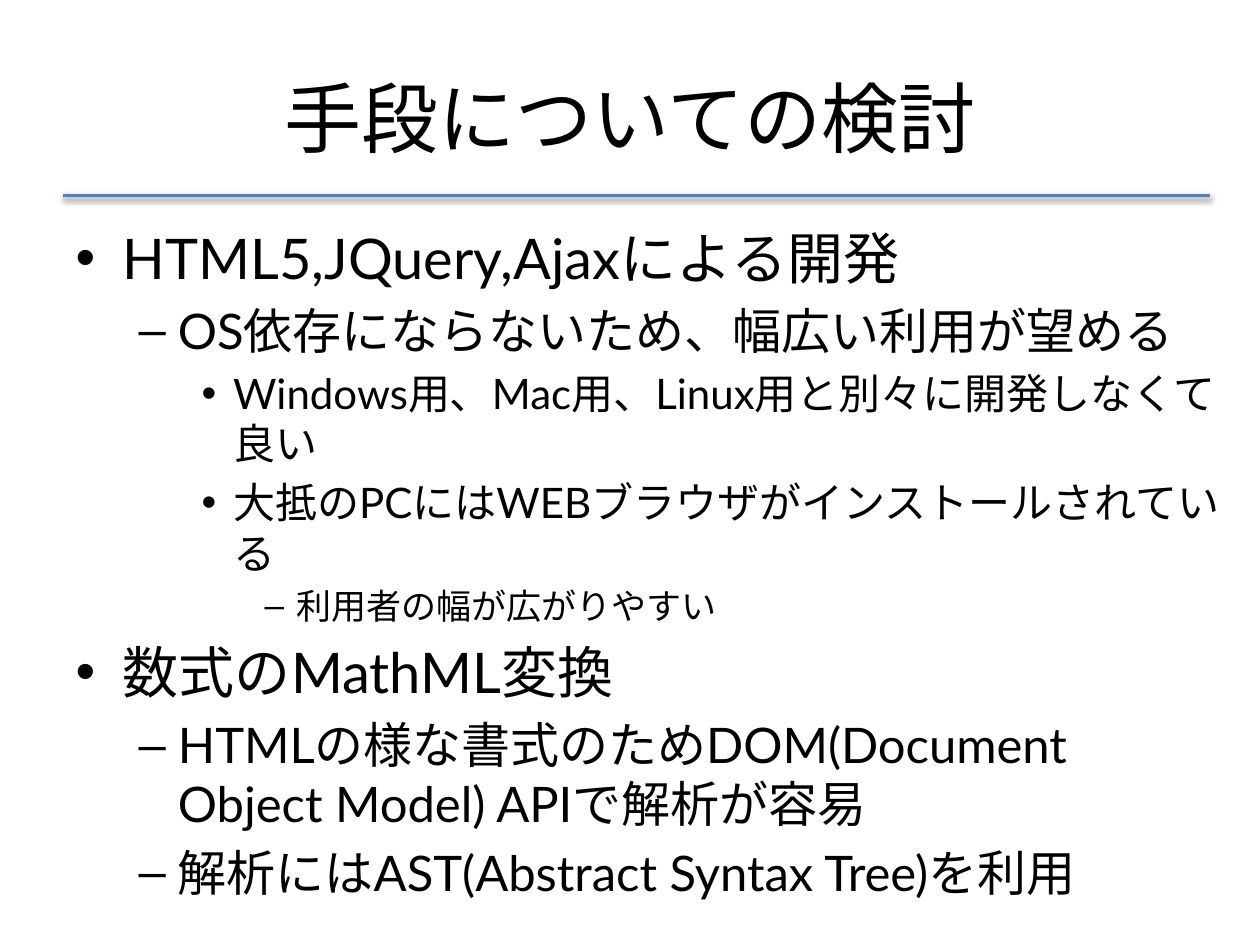
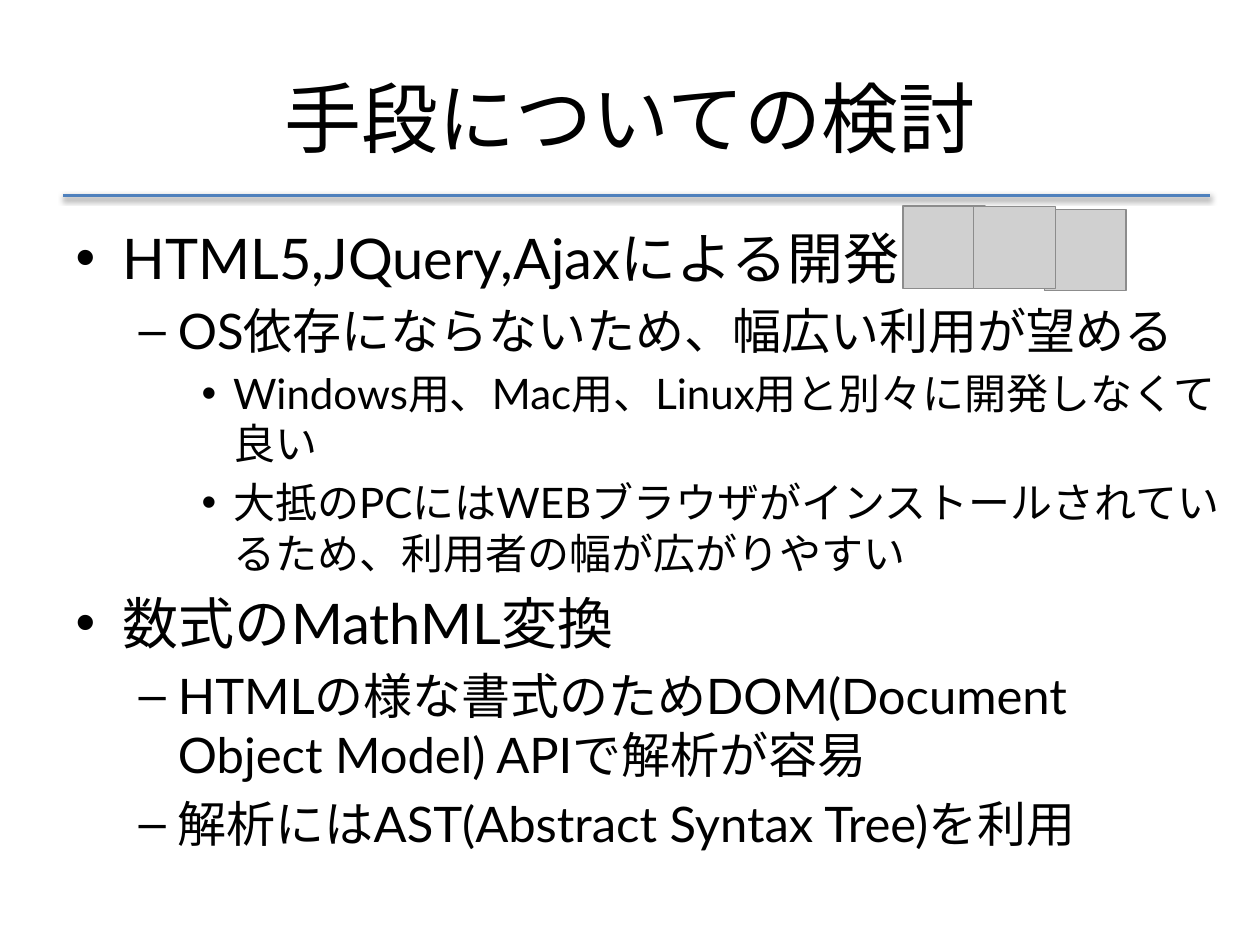
Before and after one commit to f-akazawa/akaz_uecdevelop, a slide deck: slide 17 of doc/中間発表資料.pptx. Drawn at 1260x945 pixels with LibreOffice and Linux fonts; fonts in the diff are those of the drawing; grey boxes stand for pictures. Boxes give left, top, right and bottom in pixels: in the first picture for what was removed or moved away, otherwise in the second. Text is boxed around its words. In the diff, an @@ line names an element or a change of style, - is before the commit and + after.

Commit message:
HTML5、Jqyeryのアイコンを追加

```diff
--- a/doc/中間発表資料.pptx
+++ b/doc/中間発表資料.pptx
@@ picture added at (x1=903, y1=207, x2=985, y2=289) @@
@@ picture added at (x1=974, y1=207, x2=1056, y2=289) @@
@@ picture added at (x1=1045, y1=209, x2=1126, y2=291) @@
@@ text at (x1=233, y1=482, x2=1219, y2=573): text changed @@
-    • 大抵のPCにはWEBブラウザがインストールされている
-      – 利用者の幅が広がりやすい
+    • 大抵のPCにはWEBブラウザがインストールされているため、利用者の幅が広がりやすい
```
